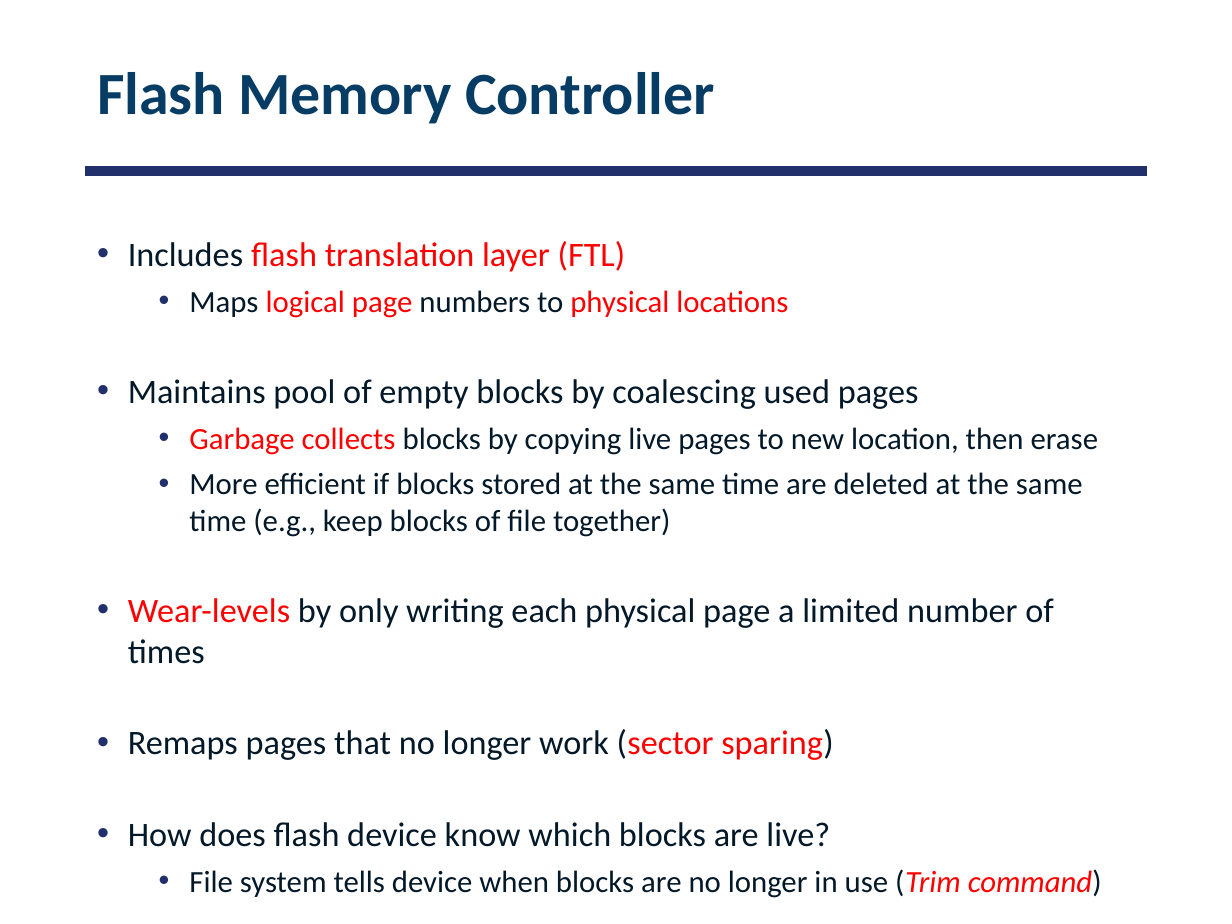
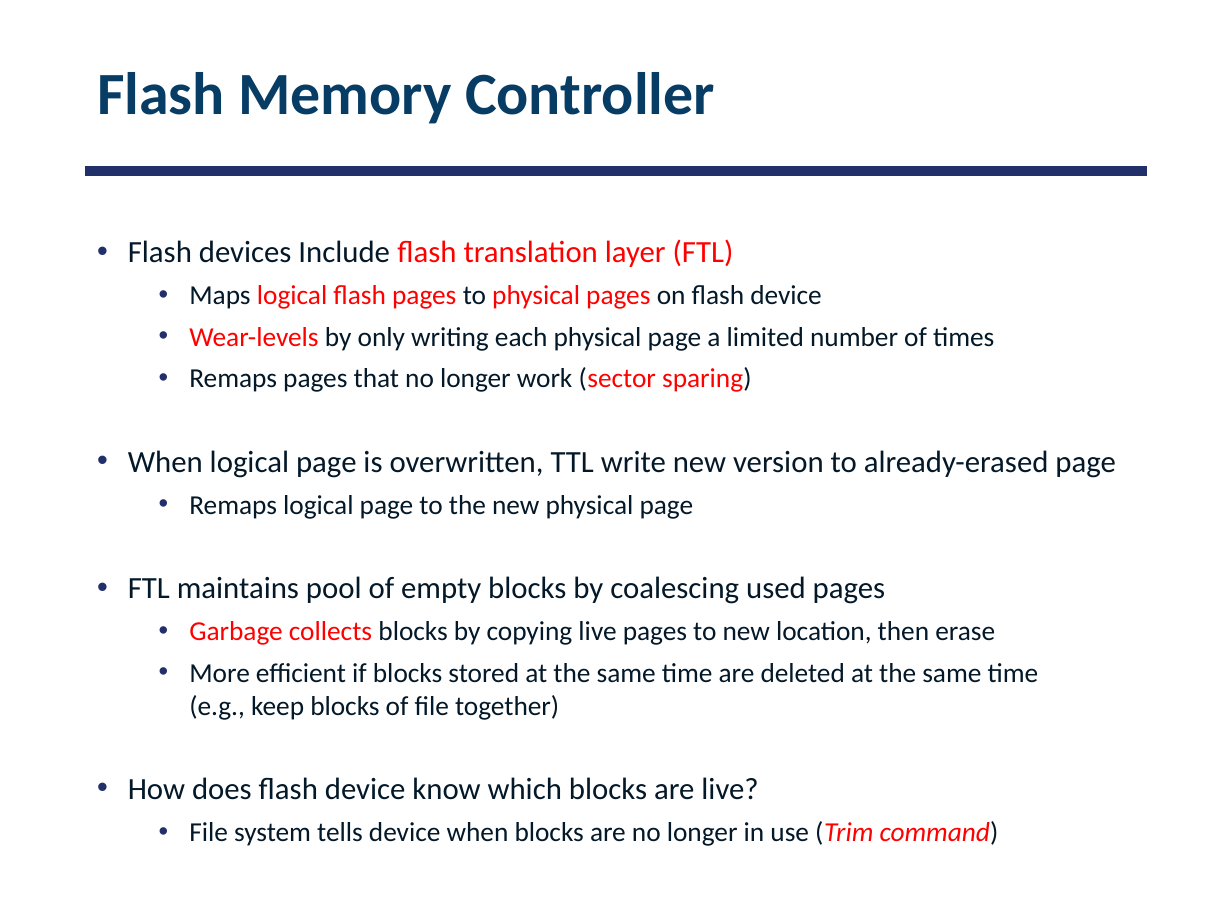
Before and after one commit to smajidzahedi/ECE350, a slide deck: slide 54 of 10-io.pptx. Drawn at 1232x924 pixels with LibreOffice and Linux fonts; fonts in the diff are those of the drawing. Boxes give left, top, right and bottom in pixels: in the first picture for what was removed or moved away, otherwise in the second. Text is boxed around its words. In the diff, an @@ line names an element or a change of style, - is before the commit and + after.

Commit message:
fixed few slides on flash devices

```diff
--- a/10-io.pptx
+++ b/10-io.pptx
@@ text at bbox=[128, 239, 1115, 604]: text changed; size 20 to 16 pt @@
-• Includes flash translation layer (FTL)
-  • Maps logical page numbers to physical locations
-• Maintains pool of empty blocks by coalescing used pages
+• Flash devices Include flash translation layer (FTL)
+  • Maps logical flash pages to physical pages on flash device
+  • Wear-levels by only writing each physical page a limited number of times
+  • Remaps pages that no longer work (sector sparing)
+• When logical page is overwritten, TTL write new version to already-erased page
+  • Remaps logical page to the new physical page
+• FTL maintains pool of empty blocks by coalescing used pages
@@ text at bbox=[128, 598, 1053, 760]: paragraphs removed @@
-• Wear-levels by only writing each physical page a limited number of times
-• Remaps pages that no longer work (sector sparing)
@@ text at bbox=[128, 621, 1039, 846]: size 18 to 16 pt in "Garbage collects blocks by copying live pages ...", "More efficient if blocks stored at the ...", "File system tells device when blocks are ..."; size 20 to 18 pt in "How does flash device know which blocks ..." @@
```
Also in this commit, not shown: 3 other slides changed, 1 other file.
